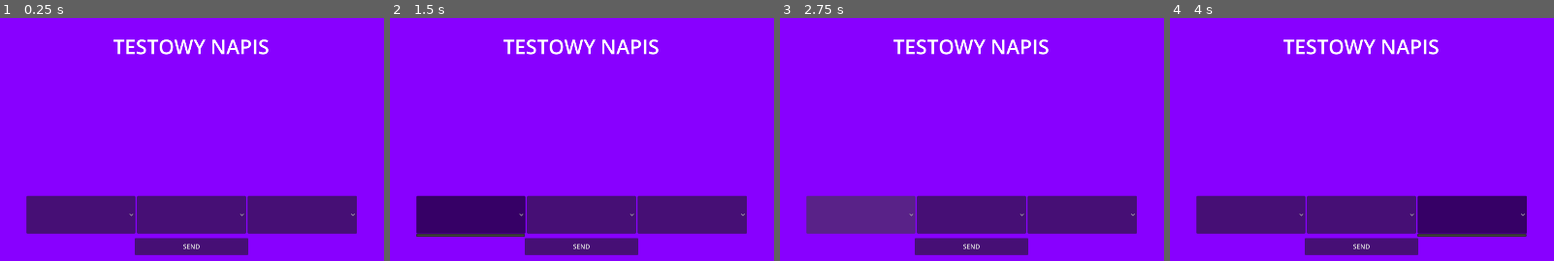
Above: before the commit, frames 1-4 (left to right).
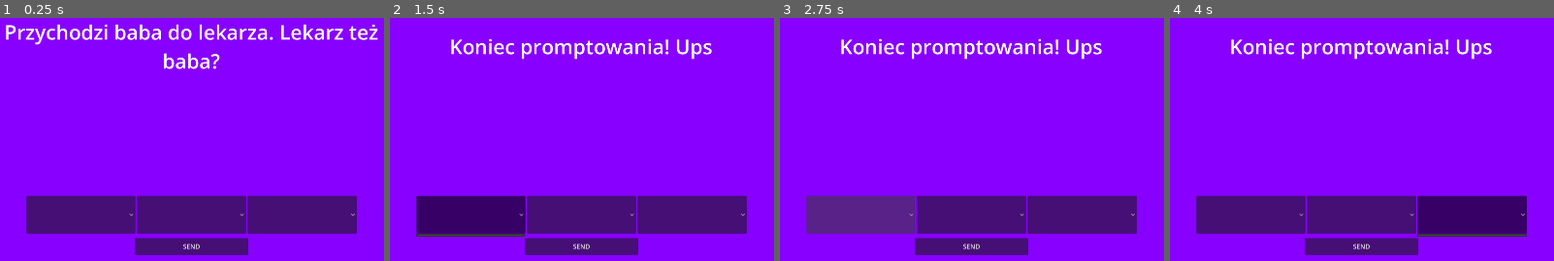
Above: after the commit, the same moments.

Repository: WITEX121/lem-jam-2026
Game: Godot game, scene res://src/managers/prompt_screen.tscn
Same seed, same stepped clock (60 frames per second), same inputs: the game is played once before the commit and once after it. This scene is started directly instead of the project's main scene.
Inputs (mouse positions are in pixels of both pictures, inside the frame that each line leads up to):
- Up to frame 1 (0.25 s): no input
- Up to frame 2 (1.5 s): click "SEND" at 0.5 s; click (470, 214) at 1.25 s
- Up to frame 3 (2.75 s): click (860, 214) at 2 s
- Up to frame 4 (4 s): click (1362, 214) at 2.75 s; click (1473, 214) at 3.5 s

The runs differ from the first frame. In frame 1, 4.0% of the frame differs, in the area x 1-99%, y 2-22%; in frame 2, 2.3%; in frame 3, 2.3%; in frame 4, 2.3%.
Error before the commit: Invalid type in function 'unlock_events' in base 'Node (EventManager)'. The array of argument 1 (Array) does not have the same element type as the expected typ…

Commit message:
Events implementation

Diff:
--- a/const_data/event.gd
+++ b/const_data/event.gd
@@ -1,7 +1,11 @@
 class_name Event extends Resource
 
 enum EventId {
-	START_EVENT = 0
+	START = 0,
+	PAPIER_DO_KIBLA,
+	FAKTURA_Z_DATA,
+	MATKA_Z_DZIECKIEM,
+	NO_EVENTS_EVENT,
 }
 
 @export var text: String = ""
@@ -9,5 +13,17 @@
 @export var affirmation_effects: Array[float] = [0, 0, 0, 0];
 @export var refutation_effects: Array[float] = [0, 0, 0, 0];
 
-@export var affirmation_events: Array[Event.EventId] = []
-@export var refutation_events: Array[Event.EventId] = []
+@export var affirmation_events_indices: Array[Event.EventId] = []
+@export var refutation_events_indices: Array[Event.EventId] = []
+
+func get_affirmation_events() -> Array[Event]:
+	var affirmation_events: Array[Event] = []
+	for idx in affirmation_events_indices:
+		affirmation_events.push_back(GameManager.EVENTS[idx])
+	return affirmation_events
+
+func get_refutation_events() -> Array[Event]:
+	var refutation_events: Array[Event] = []
+	for idx in refutation_events_indices:
+		refutation_events.push_back(GameManager.EVENTS[idx])
+	return refutation_events
--- a/const_data/events.tres
+++ b/const_data/events.tres
@@ -23,7 +23,12 @@
 text = "Chcę zwolnić samotną matkę z dwójką dzieci, która ma 10 lat stażu w firmie. Czy to legalne jeżeli jest na macierzyńskim?"
 metadata/_custom_type_script = "uid://xcyhup3vrg8r"
 
+[sub_resource type="Resource" id="Resource_622ib"]
+script = ExtResource("1_rs0ti")
+text = "Koniec promptowania! Ups"
+metadata/_custom_type_script = "uid://xcyhup3vrg8r"
+
 [resource]
 script = ExtResource("2_vwifd")
-events = Array[ExtResource("1_rs0ti")]([SubResource("Resource_rs0ti"), SubResource("Resource_vwifd"), SubResource("Resource_60iut"), SubResource("Resource_88xcl")])
+events = Array[ExtResource("1_rs0ti")]([SubResource("Resource_rs0ti"), SubResource("Resource_vwifd"), SubResource("Resource_60iut"), SubResource("Resource_88xcl"), SubResource("Resource_622ib")])
 metadata/_custom_type_script = "uid://coc6v5fm1t3s5"
--- a/src/managers/event_manager.gd
+++ b/src/managers/event_manager.gd
@@ -6,36 +6,39 @@
 var events_stack: Array[Event] = []
 
 func push_event(event: Event):
-    events_stack.push_back(event)
+	events_stack.push_back(event)
 
 func pop_back_to_current():
-    if current_event != null:
-        _handle_event_ending(current_event)
+	if current_event != null:
+		_handle_event_ending(current_event)
 
-    current_event = events_stack.pop_back()
-    event_started.emit(current_event)
+	if events_stack.is_empty():
+		push_event(GameManager.EVENTS[Event.EventId.NO_EVENTS_EVENT])
+
+	current_event = events_stack.pop_back()
+	event_started.emit(current_event)
 
 func _handle_event_ending(event: Event):
-    var score = evaluate_score()
+	var score = evaluate_score()
 
-    var unlocked_events = []
-    var affected_ratings = []
+	var unlocked_events = []
+	var affected_ratings = []
 
-    var opinion = Ratings.evaluate_score(score)
-    if opinion == Ratings.Opinion.AFFIRMATION:
-        unlocked_events = event.affirmation_events
-        affected_ratings = event.affirmation_effects
-    else:
-        unlocked_events = event.refutation_events
-        affected_ratings = event.refutation_effects
+	var opinion = Ratings.evaluate_score(score)
+	if opinion == Ratings.Opinion.AFFIRMATION:
+		unlocked_events = event.get_affirmation_events()
+		affected_ratings = event.affirmation_effects
+	else:
+		unlocked_events = event.get_refutation_events()
+		affected_ratings = event.refutation_effects
 
-    unlock_events(unlocked_events)
-    GameManager.ratings.add_ratings(affected_ratings)
+	unlock_events(unlocked_events)
+	GameManager.ratings.add_ratings(affected_ratings)
 
 func evaluate_score() -> float:
-    return 0
+	return 0
 
 func unlock_events(events: Array[Event]):
-    for event in events:
-        push_event(event)
-    events_stack.shuffle()
+	for event: Event in events:
+		push_event(event)
+	events_stack.shuffle()
--- a/src/managers/game_manager.gd
+++ b/src/managers/game_manager.gd
@@ -10,10 +10,5 @@
 	get: return _events
 
 func game_start():
-	var events = []
-	for i in range(10):
-		events.push_back(EVENTS.pick_random())
-	events_manager.unlock_events(events)
-
-	events_manager.push_event_front(EVENTS[Event.EventId.START_EVENT])
+	events_manager.push_event(EVENTS[Event.EventId.START])
 	events_manager.pop_back_to_current()
